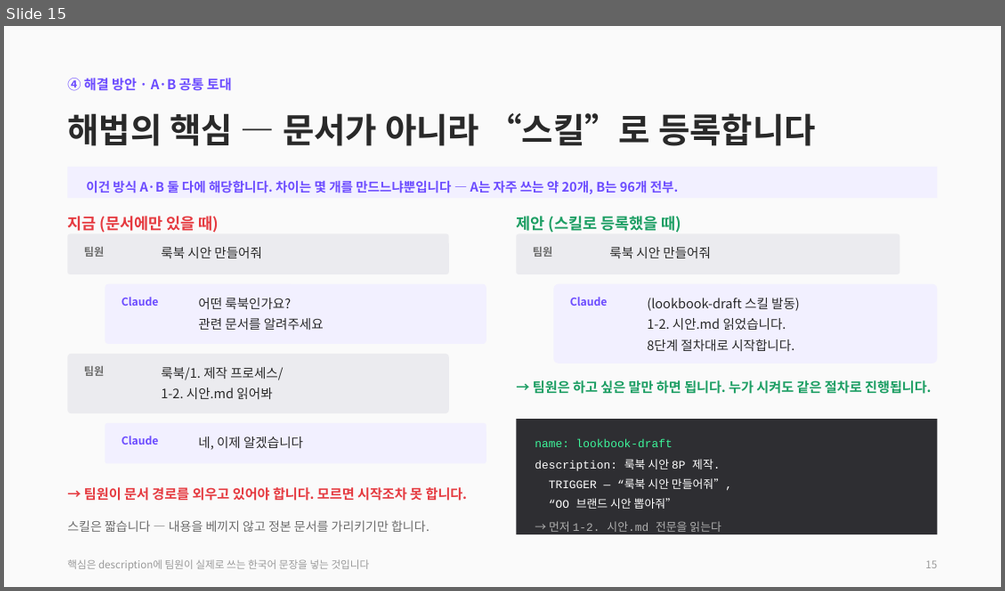
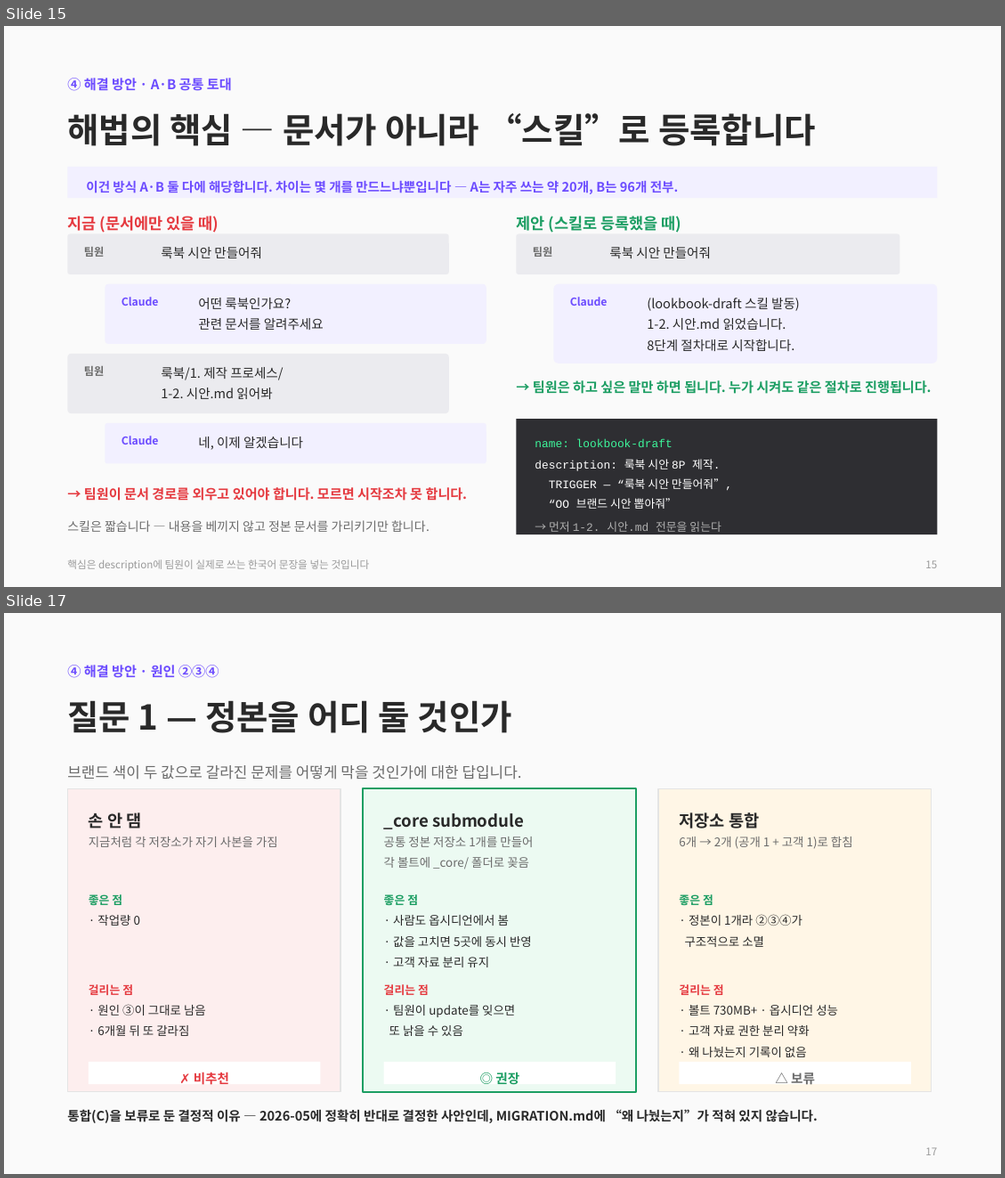
Before and after one commit to CdBd-in/design, a slide deck: CdBd 문서 체계 진단 및 개편 제안.pptx. Shown one above the other, each under a label of ours: slide 15 before the commit, slides 15 and 17 after it; the slides between them are not shown. The pictures are 1005x591 and 1005x1178 pixels, drawn with LibreOffice and Linux fonts; fonts in the diff are those of the drawing. Boxes give left, top, right and bottom in pixels: in the first picture for what was removed or moved away, otherwise in the second. Text is boxed around its words. In the diff, an @@ line names an element or a change of style, - is before the commit and + after.

```diff
--- a/CdBd 문서 체계 진단 및 개편 제안.pptx
+++ b/CdBd 문서 체계 진단 및 개편 제안.pptx
@@ slide 17 added at (4,613,1001,1174), background #FFFFFF @@
@@ rectangle added at (4,613,1001,1174), fill #FAFAFA @@
@@ text added at (67,665,218,678), 13 pt, text #6C4CFF, bold @@
+④ 해결 방안 · 원인 ②③④
@@ text added at (67,700,512,733), 33 pt, text #292929, bold @@
+질문 1 — 정본을 어디 둘 것인가
@@ text added at (67,765,522,779), 14.5 pt, text #6B6B6B @@
+브랜드 색이 두 값으로 갈라진 문제를 어떻게 막을 것인가에 대한 답입니다.
@@ rectangle added at (67,788,340,1092), fill #FDEEEE, outline #E4E4E4 1 pt @@
@@ rectangle added at (363,788,636,1092), fill #ECFAF2, outline #1C9E63 1.8 pt @@
@@ rectangle added at (658,788,931,1092), fill #FFF6E6, outline #E4E4E4 1 pt @@
@@ text added at (89,812,142,828), 16 pt, text #292929, bold @@
+손 안 댐
@@ text added at (384,813,524,829), 16 pt, text #292929, bold @@
+_core submodule
@@ text added at (679,812,759,828), 16 pt, text #292929, bold @@
+저장소 통합
@@ text added at (89,836,278,847), 11.5 pt, text #6B6B6B @@
+지금처럼 각 저장소가 자기 사본을 가짐
@@ text added at (384,836,533,869), 11.5 pt, text #6B6B6B @@
+공통 정본 저장소 1개를 만들어
+각 볼트에 _core/ 폴더로 꽂음
@@ text added at (679,836,853,849), 11.5 pt, text #6B6B6B @@
+6개 → 2개 (공개 1 + 고객 1)로 합침
@@ text added at (89,894,122,905), 11 pt, text #1C9E63, bold @@
+좋은 점
@@ text added at (384,894,418,905), 11 pt, text #1C9E63, bold @@
+좋은 점
@@ text added at (679,894,713,905), 11 pt, text #1C9E63, bold @@
+좋은 점
@@ text added at (97,915,140,925), 11.5 pt, text #292929 @@
+· 작업량 0
@@ text added at (393,915,532,967), 11.5 pt, text #292929 @@
+· 사람도 옵시디언에서 봄
+· 값을 고치면 5곳에 동시 반영
+· 고객 자료 분리 유지
@@ text added at (685,914,802,947), 11.5 pt, text #292929 @@
+· 정본이 1개라 ②③④가
+구조적으로 소멸
@@ text added at (89,984,133,995), 11 pt, text #E53A40, bold @@
+걸리는 점
@@ text added at (384,984,429,995), 11 pt, text #E53A40, bold @@
+걸리는 점
@@ text added at (679,984,724,995), 11 pt, text #E53A40, bold @@
+걸리는 점
@@ text added at (97,1004,206,1036), 11.5 pt, text #292929 @@
+· 원인 ③이 그대로 남음
+· 6개월 뒤 또 갈라짐
@@ text added at (389,1005,515,1036), 11.5 pt, text #292929 @@
+· 팀원이 update를 잊으면
+또 낡을 수 있음
@@ text added at (688,1005,838,1057), 11.5 pt, text #292929 @@
+· 볼트 730MB+ · 옵시디언 성능
+· 고객 자료 권한 분리 약화
+· 왜 나눴는지 기록이 없음
@@ rectangle added at (89,1062,320,1084), fill #FFFFFF @@
@@ rectangle added at (384,1062,615,1084), fill #FFFFFF @@
@@ rectangle added at (680,1062,911,1084), fill #FFFFFF @@
@@ text added at (194,1072,229,1085), 12.5 pt, text #E53A40, bold @@
+✗ 비추천
@@ text added at (495,1072,519,1085), 12.5 pt, text #1C9E63, bold @@
+◎ 권장
@@ text added at (791,1072,815,1085), 12.5 pt, text #6B6B6B, bold @@
+△ 보류
@@ text added at (67,1109,817,1123), 12.5 pt, text #292929, bold @@
+통합(C)을 보류로 둔 결정적 이유 — 2026-05에 정확히 반대로 결정한 사안인데, MIGRATION.md에 “왜 나눴는지”가 적혀 있지 않습니다.
@@ text added at (925,1147,937,1155), 10 pt, text #9A9A9A @@
+17
```
Also in this commit, not shown: 5 slides changed, 3 other slides added, 2 slides removed, 1 other file.
